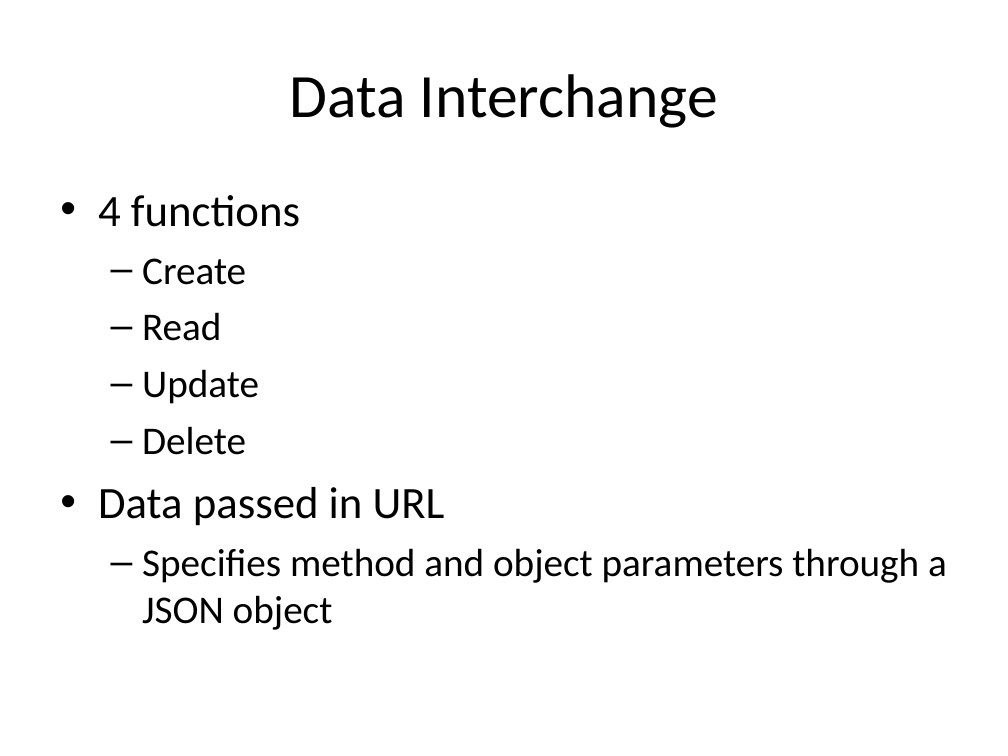
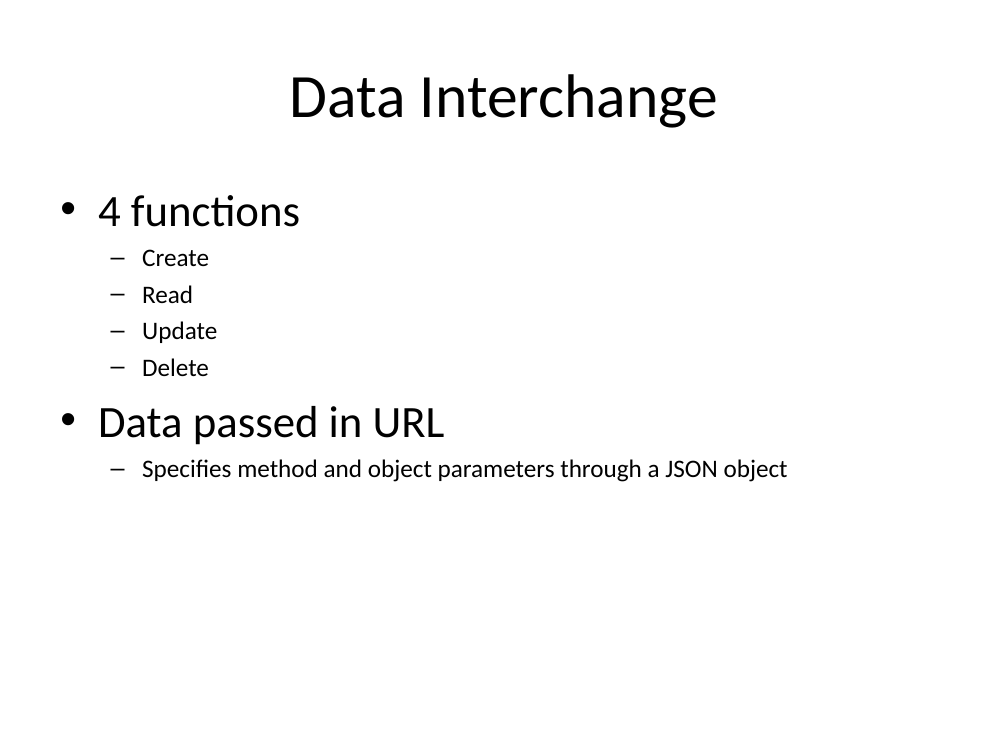
Before and after one commit to aajackson/Creepers, a slide deck: slide 7 of Documentation/MyFavs Presentation.ppt. Drawn at 1008x756 pixels with LibreOffice and Linux fonts; fonts in the diff are those of the drawing. Boxes give left, top, right and bottom in pixels: in the first picture for what was removed or moved away, otherwise in the second. Text is boxed around its words. In the diff, an @@ line names an element or a change of style, - is before the commit and + after.

Commit message:
updates to the powerpoint

```diff
--- a/Documentation/MyFavs Presentation.ppt
+++ b/Documentation/MyFavs Presentation.ppt
@@ text at box(142, 249, 788, 482): size 28 to 18 pt in "Create", "Read", "Update", "Delete" and 1 more places; less space between paragraphs @@
```
Also in this commit, not shown: 1 other slide changed.
